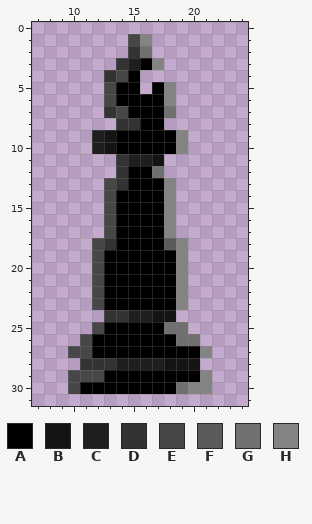
Pixel-art sprite -- assets/textures/pieces/bishop_b.png. The picture above was drawn from the file before the commit.
The file is 32x32 pixels. Colours within 5 levels of each other are drawn and written as one. Shown: x 7..24, y 0..31.
Palette (. is transparent): A #000000  B #141414  C #1e1e1e  D #333333  E #474747  F #5b5b5b  G #707070  H #848484
Pixels before, first column x 10:
 1 .....EH.....
 2 .....DG.....
 3 ....DCAH....
 4 ...DEA......
 5 ...EAA.AH...
 6 ...EAAAAH...
 7 ...DEAAAG...
 8 ....DDAA....
 9 ..CBAAAAAH..
10 ..CBAAAAAH..
11 ....DCCB....
12 ....DAAG....
13 ...EDAAAH...
14 ...EAAAAH...
15 ...EAAAAH...
16 ...EAAAAH...
17 ...EAAAAH...
18 ..EDAAAAFH..
19 ..EAAAAAAH..
20 ..EAAAAAAH..
21 ..EAAAAAAH..
22 ..EAAAAAAH..
23 ..EAAAAAAH..
24 ...DDCCBB...
25 ..EAAAAAGG..
26 .EAAAAAAAGG.
27 EEAAAAAAAAAH
28 .DDDCCCCBBB.
29 EEEAAAAAAAAH
30 EAAAAAAAAGHH
New version:
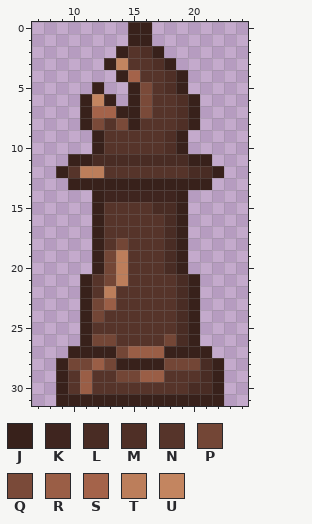
Colours new in this view: J #38211b  K #3f251f  L #492c24  M #4f2f26  N #56342a  P #734636  Q #7a4a39  R #9a5e46  S #a4634a  T #bc7e5b  U #c38560
Difference:
Changed rows in their new state; - is an unchanged pixel.
first column x 9:
 0 ------JJ------
 1 ------JJ------
 2 -----JNMJ-----
 3 ----JUNNMJ----
 4 ----.JSNNMJ---
 5 ---J..JQNMJ---
 6 --JUJ.JQNNMJ--
 7 --JSSJJQNNMJ--
 8 --JQNQJNNNMJ--
 9 ---JNNNNNMJ---
10 ---JNNNNNMJ---
11 -JJLLLLLLLLJJ-
12 JNTTNNNNNNNLLJ
13 -JJJJJJJJJJJJ-
14 ---JKKKKKKJ---
15 ---JNNNNLLJ---
16 ---JNNNNNLJ---
17 ---JNNNNNLJ---
18 ---JNPNNNLJ---
19 ---JPTNNNLJ---
20 ---JPTNNNLJ---
21 --JNPTNNNNLJ--
22 --JNTNNNNNLJ--
23 --JPRNNNNNLJ--
24 --JPNNNNNNLJ--
25 --JNNNNNNNLJ--
26 --JPPNNNNPLJ--
27 -JJJJPRRRJJJJ-
28 JPPRPJJJJPPPLJ
29 JNRNNPPRRNNNLJ
30 JNRNNNNNNNNLLJ
31 JJJJJJJJJJJJJJ
